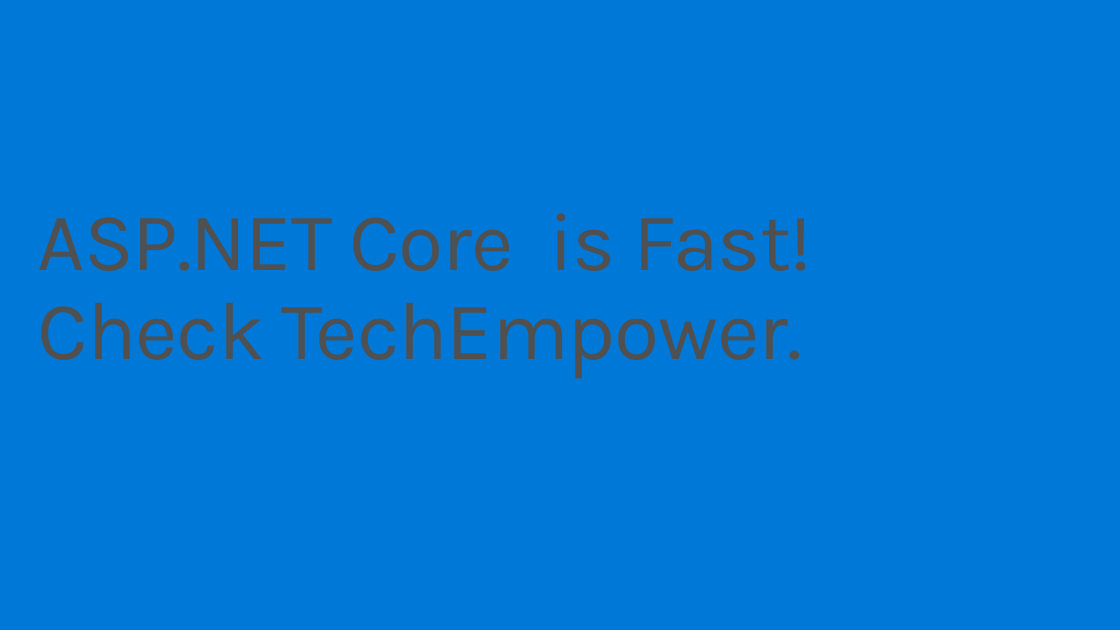
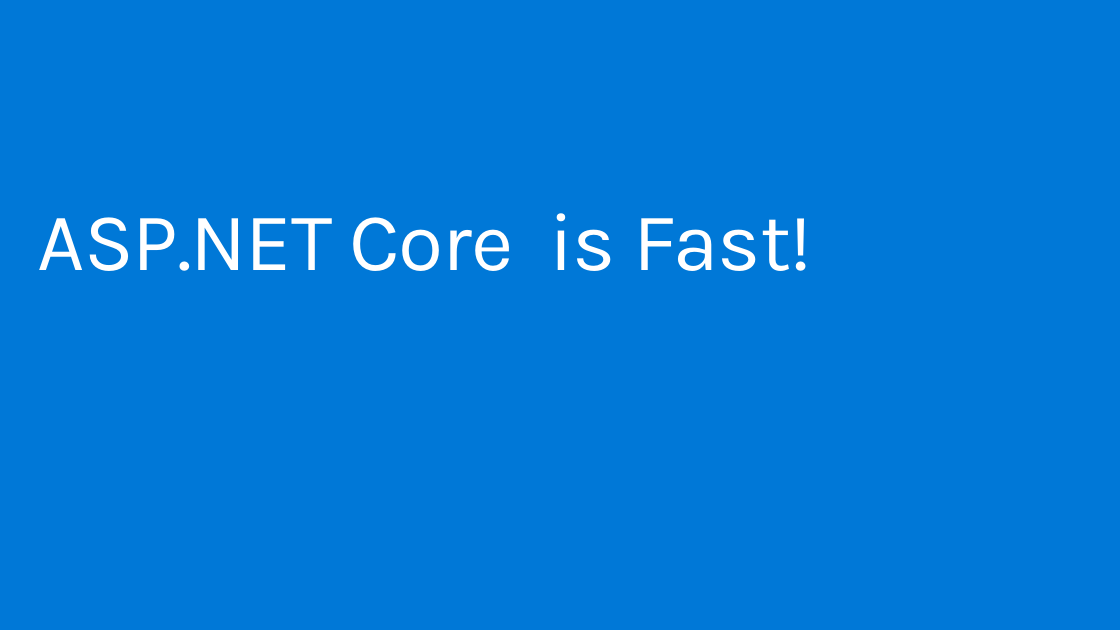
Before and after one commit to dotnet-presentations/dotnetcore-workshop, a slide deck: slide 6 of 1-Overview-Tools-Acquisition/netcore-workshop-overview-tools.pptx. Drawn at 1120x630 pixels with LibreOffice and Linux fonts; fonts in the diff are those of the drawing; background and template pictures are left out. Boxes give left, top, right and bottom in pixels: in the first picture for what was removed or moved away, otherwise in the second. Text is boxed around its words. In the diff, an @@ line names an element or a change of style, - is before the commit and + after.

```diff
--- a/1-Overview-Tools-Acquisition/netcore-workshop-overview-tools.pptx
+++ b/1-Overview-Tools-Acquisition/netcore-workshop-overview-tools.pptx
@@ title at (x1=38, y1=213, x2=813, y2=271): text changed; text colour #505050 to #FFFFFF @@
-ASP.NET Core is Fast!
-Check TechEmpower.
+ASP.NET Core is Fast!
```
Also in this commit, not shown: 19 other slides changed, 3 slides added, 5 slides removed.
